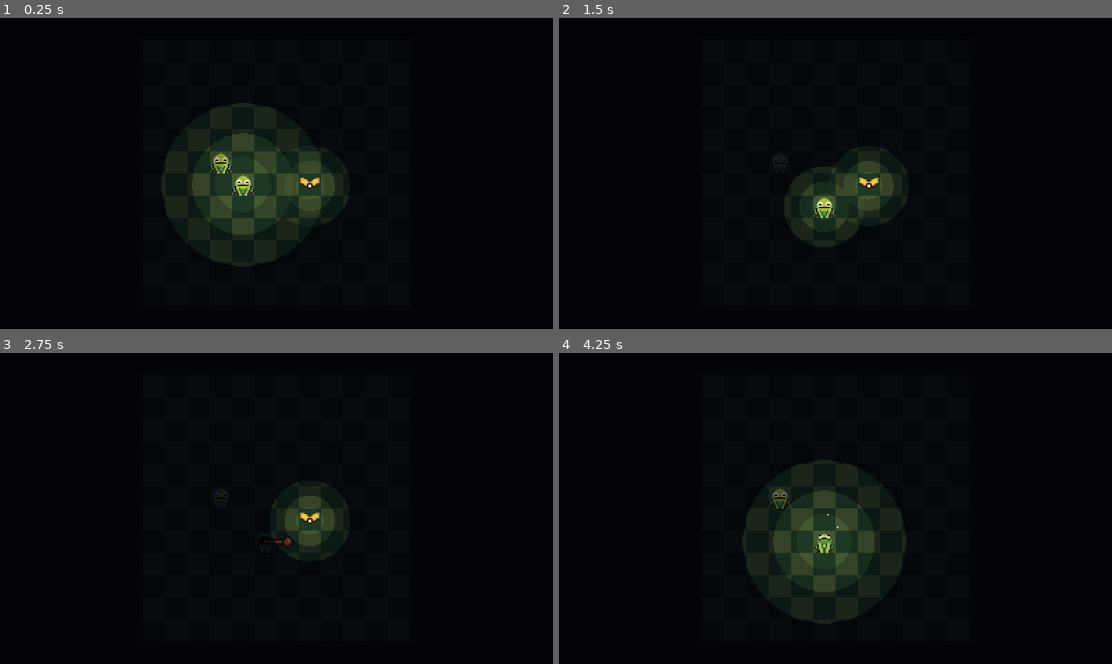
Above: before the commit, frames 1-4 (two rows, left to right).
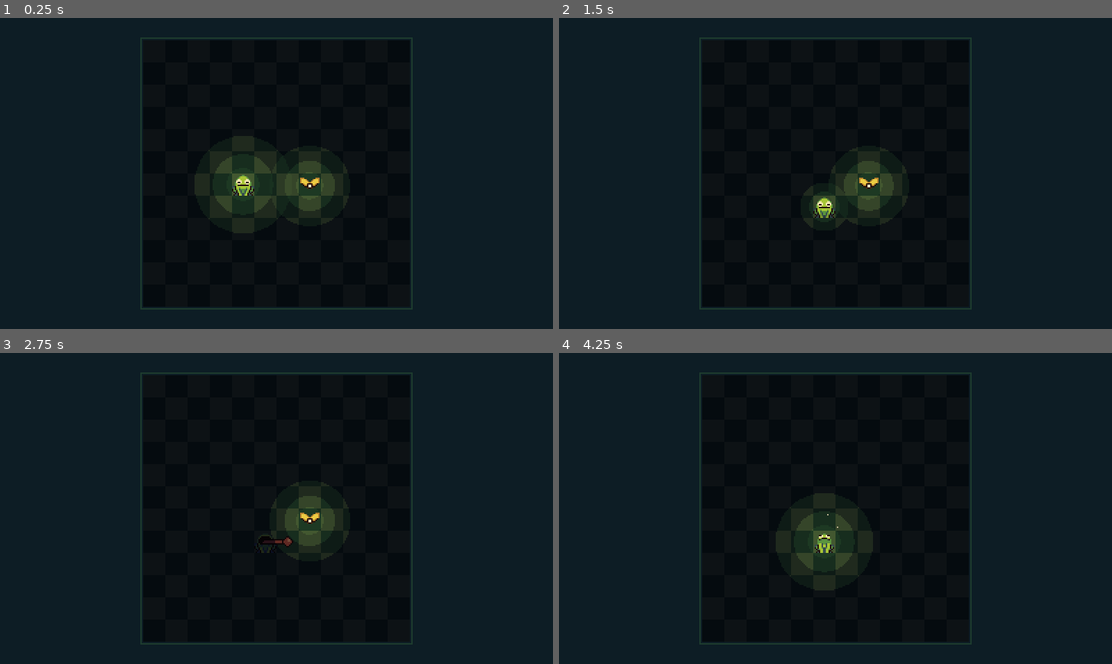
Above: after the commit, the same moments.

Repository: GerrZa/project-frogslight
Game: Godot game, scene res://scr/level/prototyping level.tscn
Two runs of this game, one before a commit and one after it. Both use one fixed random seed, a clock stepped at 60 frames per second and the inputs below.
Inputs:
- Up to frame 1 (0.25 s): no input
- Up to frame 2 (1.5 s): tap Enter at 0.5 s; hold Right (ui_right) 0.53-1.28 s; hold Down (ui_down) from 1.28 s (still down)
- Up to frame 3 (2.75 s): tap Space at 2 s; release Down (ui_down) at 2.03 s; hold Right (ui_right) from 2.03 s (still down)
- Up to frame 4 (4.25 s): tap Enter at 2.75 s; release Right (ui_right) at 2.78 s; hold Up (ui_up) 2.78-3.53 s; tap Space at 3.5 s; hold Left (ui_left) from 3.53 s (still down)

The runs differ from the first frame. In frame 1, 60% of the frame differs, in the area x 0-100%, y 0-100%; in frame 2, 59%; in frame 3, 59%; in frame 4, 61%.

Commit message:
another juice!!

Diff:
--- a/scr/actor/froggy/Froggy.tscn
+++ b/scr/actor/froggy/Froggy.tscn
@@ -151,7 +151,7 @@
 tracks/0/enabled = true
 tracks/0/keys = {
 "times": PoolRealArray( 0, 0.05, 0.15, 0.2 ),
-"transitions": PoolRealArray( 0.517632, 1, 0.517632, 1 ),
+"transitions": PoolRealArray( 0.615571, 1, 0.615572, 1 ),
 "update": 0,
 "values": [ 0.0, 8.0, 8.0, 0.0 ]
 }
@@ -168,7 +168,7 @@
 tracks/0/enabled = true
 tracks/0/keys = {
 "times": PoolRealArray( 0, 0.05, 0.15, 0.2 ),
-"transitions": PoolRealArray( 0.517632, 1, 0.517632, 1 ),
+"transitions": PoolRealArray( 0.615572, 1, 0.615572, 1 ),
 "update": 0,
 "values": [ 0.0, -8.0, -8.0, 0.0 ]
 }
--- a/scr/actor/froggy/froggy.gd
+++ b/scr/actor/froggy/froggy.gd
@@ -36,14 +36,9 @@
 
 	$tongue_line.set_point_position(0,$"%tongue_tip".position + Vector2(8,8))
 
-	if total_light > 0:
-		light_sb_size = (total_light * 0.1) + 0.1
-	else:
-		light_sb_size = 0
-
 	if last_total_light != total_light:
 		if total_light > 0:
-			emit_signal("light_change",(total_light * 0.1) + 0.1)
+			emit_signal("light_change",(total_light * 0.06) + 0.06)
 		elif total_light == 0:
 			emit_signal("light_change",0)
 		last_total_light = total_light
--- a/scr/level/prototyping level.tscn
+++ b/scr/level/prototyping level.tscn
@@ -1,8 +1,9 @@
-[gd_scene load_steps=7 format=2]
+[gd_scene load_steps=8 format=2]
 
 [ext_resource path="res://scr/actor/froggy/Froggy.tscn" type="PackedScene" id=1]
 [ext_resource path="res://asset/level/prototyping_level/prototype_room.png" type="Texture" id=2]
 [ext_resource path="res://scr/actor/firefly/firefly.tscn" type="PackedScene" id=3]
+[ext_resource path="res://asset/level/prototyping_level/prototype_room_border.png" type="Texture" id=4]
 
 [sub_resource type="RectangleShape2D" id=1]
 extents = Vector2( 56, 128 )
@@ -32,25 +33,37 @@
 }
 
 [node name="PrototypingRoom" type="Sprite" parent="room"]
-z_index = -2
+z_index = -3
 texture = ExtResource( 2 )
 centered = false
 
 [node name="CollisionShape2D" type="CollisionShape2D" parent="room"]
+visible = false
 position = Vector2( 47, 112 )
 shape = SubResource( 1 )
 
 [node name="CollisionShape2D2" type="CollisionShape2D" parent="room"]
+visible = false
 position = Vector2( 351, 112 )
 shape = SubResource( 2 )
 
 [node name="CollisionShape2D3" type="CollisionShape2D" parent="room"]
+visible = false
 position = Vector2( 199, 0 )
 shape = SubResource( 3 )
 
 [node name="CollisionShape2D4" type="CollisionShape2D" parent="room"]
+visible = false
 position = Vector2( 199, 224 )
 shape = SubResource( 3 )
 
 [node name="CanvasModulate" type="CanvasModulate" parent="."]
-color = Color( 0.117647, 0.117647, 0.227451, 1 )
+color = Color( 0.196078, 0.196078, 0.329412, 1 )
+
+[node name="CanvasLayer" type="CanvasLayer" parent="."]
+
+[node name="border" type="Sprite" parent="CanvasLayer"]
+light_mask = 0
+z_index = 1
+texture = ExtResource( 4 )
+centered = false
Binary file changed: asset/level/prototyping_level/prototype_room.aseprite
Binary file changed: asset/level/prototyping_level/prototype_room.png
Binary file added: asset/level/prototyping_level/prototype_room_border.png
Not shown, added: asset/level/prototyping_level/prototype_room_border.png.import
Not shown, added: asset/ost/prototype.flp
